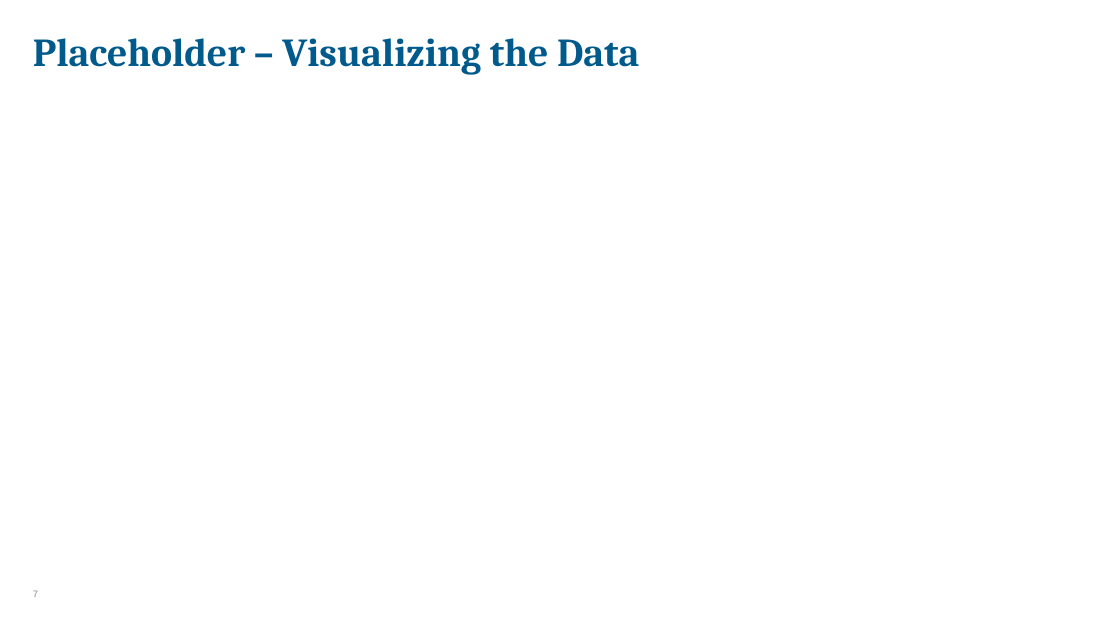
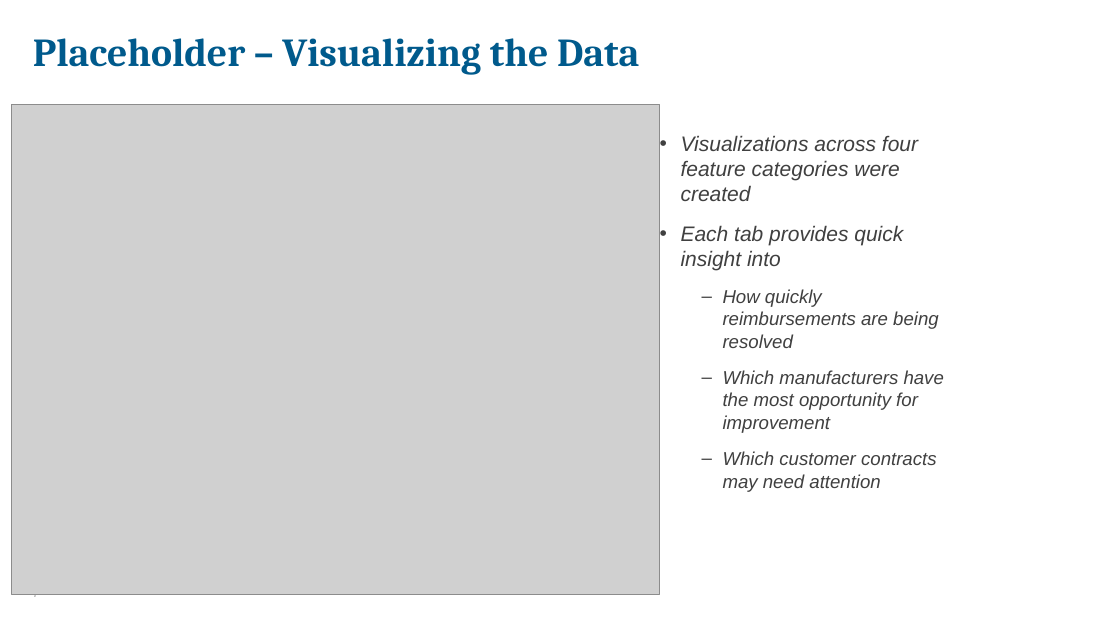
Before and after one commit to alexgwise/project_3, a slide deck: slide 7 of Project_3.pptx. Drawn at 1120x630 pixels with LibreOffice and Linux fonts; fonts in the diff are those of the drawing; grey boxes stand for pictures; background and template pictures are left out. Boxes give left, top, right and bottom in pixels: in the first picture for what was removed or moved away, otherwise in the second. Text is boxed around its words. In the diff, an @@ line names an element or a change of style, - is before the commit and + after.

Commit message:
powerpoint updated

```diff
--- a/Project_3.pptx
+++ b/Project_3.pptx
@@ picture added at box(11, 104, 660, 594) @@
@@ text added at box(681, 135, 944, 492), 16 pt, text #404040, italic @@
+• Visualizations across four feature categories were created
+• Each tab provides quick insight into
+  – How quickly reimbursements are being resolved
+  – Which manufacturers have the most opportunity for improvement
+  – Which customer contracts may need attention
```
Also in this commit, not shown: 1 other file.
